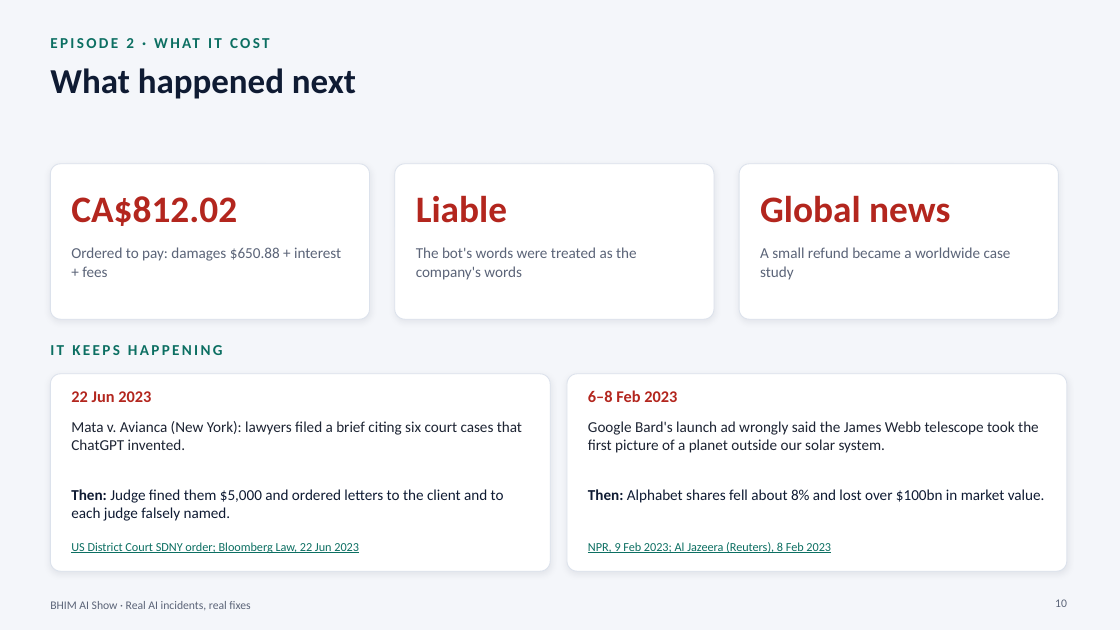
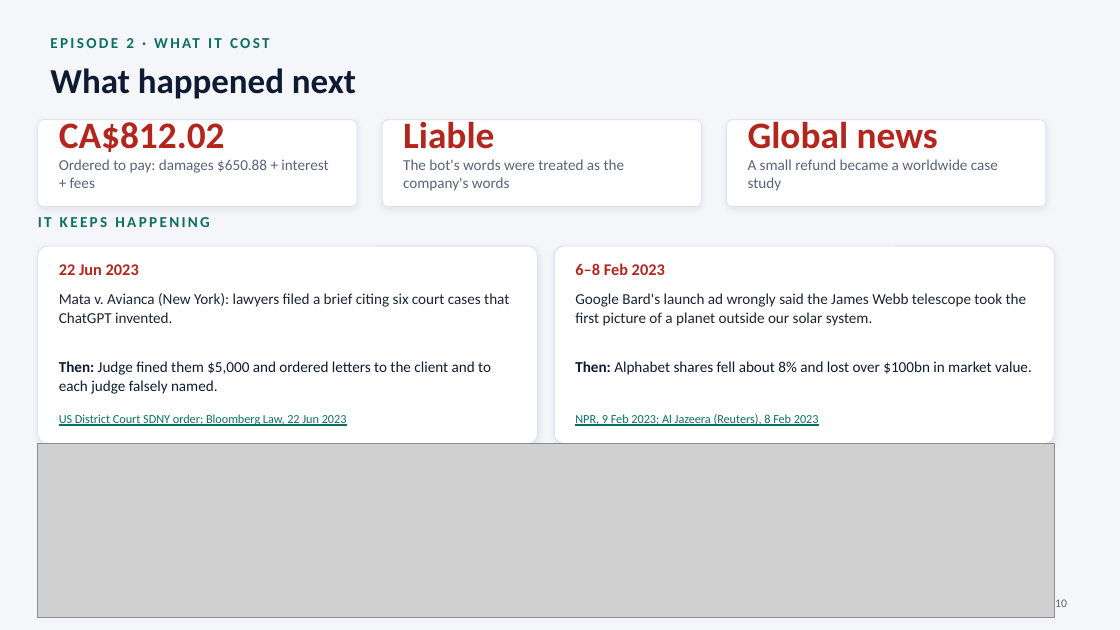
Before and after one commit to soumik948/AI_Training, a slide deck: slide 10 of BHIM_Training_Kit/BHIM_AI_Training.pptx. Drawn at 1120x630 pixels with LibreOffice and Linux fonts; fonts in the diff are those of the drawing; grey boxes stand for pictures. Boxes give left, top, right and bottom in pixels: in the first picture for what was removed or moved away, otherwise in the second. Text is boxed around its words. In the diff, an @@ line names an element or a change of style, - is before the commit and + after.

```diff
--- a/BHIM_Training_Kit/BHIM_AI_Training.pptx
+++ b/BHIM_Training_Kit/BHIM_AI_Training.pptx
@@ text "CA$812.02": place and size @@
-text "CA$812.02" at (71,196,237,226)
+text "CA$812.02" at (59,122,225,152)
@@ text "Liable": place and size @@
-text "Liable" at (416,195,507,223)
+text "Liable" at (403,121,494,149)
@@ text "Global news": place and size @@
-text "Global news" at (760,195,950,223)
+text "Global news" at (748,121,938,149)
@@ rounded rectangle: place and size @@
-rounded rectangle at (50,164,370,319)
+rounded rectangle at (38,120,357,207)
@@ rounded rectangle: place and size @@
-rounded rectangle at (395,164,714,319)
+rounded rectangle at (382,120,702,207)
@@ rounded rectangle: place and size @@
-rounded rectangle at (739,164,1059,319)
+rounded rectangle at (727,120,1046,207)
@@ text "Ordered to pay: damages $650.88 ...": place and size @@
-text "Ordered to pay: damages $650.88 ..." at (71,247,341,277)
+text "Ordered to pay: damages $650.88 ..." at (59,159,328,188)
@@ text "The bot's words were treated ...": place and size @@
-text "The bot's words were treated ..." at (416,247,637,280)
+text "The bot's words were treated ..." at (403,159,625,191)
@@ text "A small refund became a ...": place and size @@
-text "A small refund became a ..." at (760,247,1011,280)
+text "A small refund became a ..." at (748,159,998,191)
@@ 4 texts, 2 rounded rectangles: place and size @@
-4 texts, 2 rounded rectangles at (50,374,1067,571)
+4 texts, 2 rounded rectangles at (38,246,1054,444)
@@ 5 texts: place and size @@
-5 texts at (50,345,831,553)
+5 texts at (38,217,819,427)
@@ picture added at (38,444,1054,618) @@
@@ text removed at (50,601,250,610) @@
-BHIM AI Show · Real AI incidents, real fixes
```
Also in this commit, not shown: 13 other slides changed.
